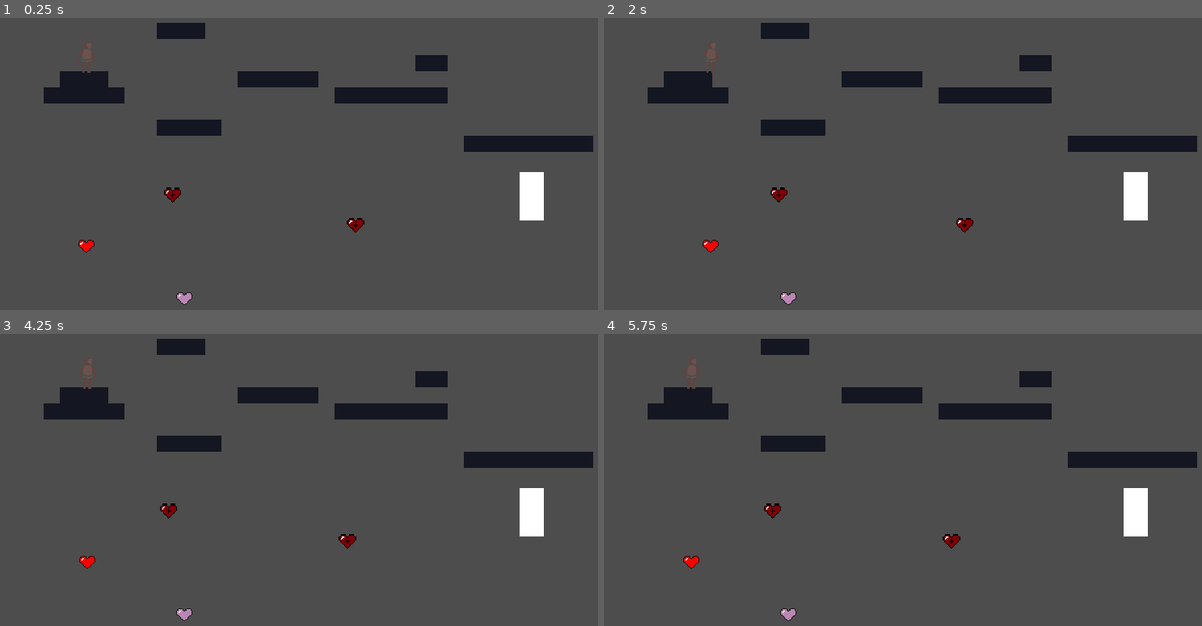
Above: before the commit, frames 1-4 (two rows, left to right).
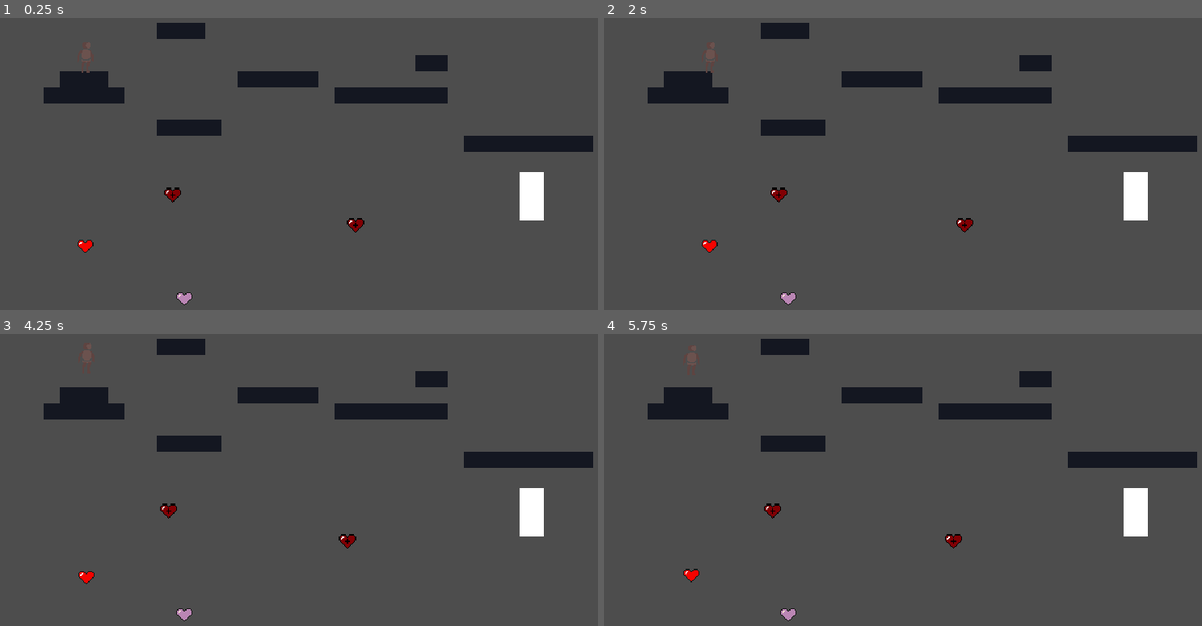
Above: after the commit, the same moments.

Repository: ApatheticWill/GWJ-75
Game: Godot game, scene res://Scenes/Root/master-reflection.tscn
Two runs of this game, one before a commit and one after it. Both use one fixed random seed, a clock stepped at 60 frames per second and the inputs below. This scene is started directly instead of the project's main scene.
Inputs:
- Up to frame 1 (0.25 s): no input
- Up to frame 2 (2 s): tap Enter at 0.5 s; hold E (interact) 0.53-1.28 s; hold D (move_right) from 0.53 s (still down); tap Space (jump) at 0.77, 1.52 s; tap E (interact) at 1.35 s
- Up to frame 3 (4.25 s): release D (move_right) at 2.03 s; hold A (move_left) 2.03-2.78 s; hold E (interact) 2.03-2.78 s; hold D (move_right) from 2.78 s (still down); tap E (interact) at 2.85 s; tap Space (jump) at 3.02, 3.77 s; hold E (interact) from 3.53 s (still down)
- Up to frame 4 (5.75 s): release D (move_right) at 4.28 s; release E (interact) at 4.28 s; hold A (move_left) 4.28-5.03 s; tap E (interact) at 4.35 s; tap Space (jump) at 4.52 s; hold D (move_right) from 5.03 s (still down); hold E (interact) from 5.03 s (still down)

The runs differ from the first frame. In frame 1, less than 0.1% of the frame differs, in the area x 12-16%, y 8-81%; in frame 2, less than 0.1%; in frame 3, 0.3%; in frame 4, 0.3%, in the area x 13-60%, y 3-86%.

Commit message:
correction
just correcting 1 sound from before

Diff:
--- a/Scenes/Root/master-reflection.tscn
+++ b/Scenes/Root/master-reflection.tscn
@@ -68,7 +68,7 @@
 tile_set = SubResource("TileSet_fl10p")
 
 [node name="Player" parent="." instance=ExtResource("2_0to0j")]
-position = Vector2(-198, -93)
+position = Vector2(-199, -111)
 activeCamera = false
 
 [node name="GUI" parent="." instance=ExtResource("3_2pkxv")]
@@ -106,7 +106,7 @@
 
 [node name="AudioStreamPlayer" type="AudioStreamPlayer" parent="."]
 stream = ExtResource("10_sbpb0")
-volume_db = -8.0
+volume_db = -13.0
 autoplay = true
 bus = &"Music"
 parameters/looping = true
--- a/Scenes/Root/master.tscn
+++ b/Scenes/Root/master.tscn
@@ -5,7 +5,7 @@
 [ext_resource type="PackedScene" uid="uid://c752ye2qiju3r" path="res://Scenes/UserInterface/gui.tscn" id="3_mtnaf"]
 [ext_resource type="PackedScene" uid="uid://csqerh6fywqbl" path="res://Scenes/Environment/locked_door.tscn" id="4_uapo7"]
 [ext_resource type="AudioStream" uid="uid://cp652lmqe35tf" path="res://Assets/Sound/Music/GWJ75_thememainteste.mp3" id="5_cako1"]
-[ext_resource type="AudioStream" uid="uid://dgul1m8dqgpk2" path="res://Assets/Sound/SFX/Enviroment/Drops1.mp3" id="6_53i8a"]
+[ext_resource type="AudioStream" uid="uid://du2dtk3dhod6l" path="res://Assets/Sound/SFX/Enviroment/GWJ75_drops.mp3" id="6_4l7sn"]
 
 [sub_resource type="TileSetAtlasSource" id="TileSetAtlasSource_mp2nb"]
 texture = ExtResource("1_utggq")
@@ -182,14 +182,14 @@
 
 [node name="Music" type="AudioStreamPlayer" parent="."]
 stream = ExtResource("5_cako1")
-volume_db = -8.0
+volume_db = -13.0
 autoplay = true
 bus = &"Music"
 parameters/looping = true
 
 [node name="WaterDrops" type="AudioStreamPlayer2D" parent="."]
 position = Vector2(2661, 363)
-stream = ExtResource("6_53i8a")
+stream = ExtResource("6_4l7sn")
 autoplay = true
 max_distance = 200.0
 parameters/looping = true
Not shown, added: Assets/Sound/SFX/Enviroment/GWJ75_drops.mp3.import
Not shown, added: Assets/Sound/SFX/Enviroment/GWJ75_drops.mp3
